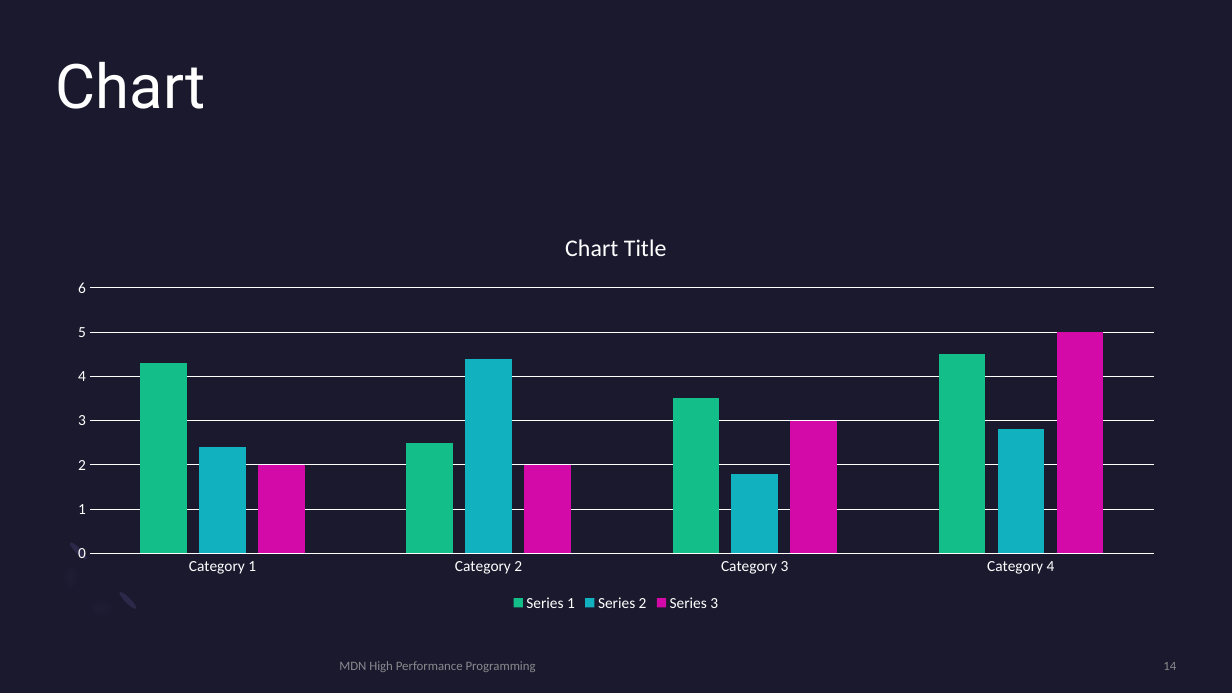
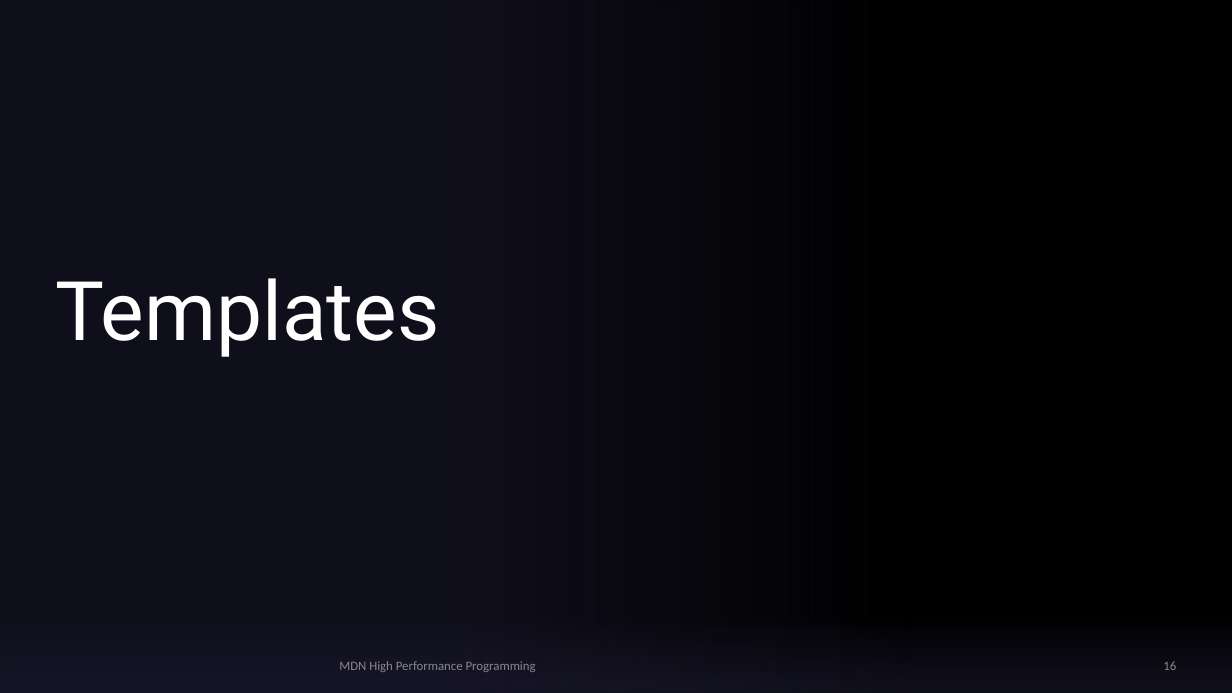
Before and after one commit to MonashDeepNeuron/HPP, a slide deck: slide 16 of content/part5/slides/hpp_part5.pptx (slide 14 before the commit). Drawn at 1232x693 pixels with LibreOffice and Linux fonts; fonts in the diff are those of the drawing; background and template pictures are left out. Boxes give left, top, right and bottom in pixels: in the first picture for what was removed or moved away, otherwise in the second. Text is boxed around its words. In the diff, an @@ line names an element or a change of style, - is before the commit and + after.

```diff
--- a/content/part5/slides/hpp_part5.pptx
+++ b/content/part5/slides/hpp_part5.pptx
@@ background #1B192E to picture (left out) @@
@@ rectangle added at [0, 0, 909, 693], fill gradient #1B192E @@
@@ title removed at [56, 61, 206, 109] @@
-Chart
@@ column chart removed at [55, 213, 1177, 616] @@
-categories: Category 1, Category 2, Category 3, Category 4
-Series 1: 4.3, 2.5, 3.5, 4.5
-Series 2: 2.4, 4.4, 1.8, 2.8
-Series 3: 2, 2, 3, 5
@@ title added at [56, 278, 440, 357], 64 pt, text #FFFFFF @@
+Templates
@@ freeform shape removed at [36, 538, 140, 642] @@
@@ ellipse removed at [68, 540, 89, 561] @@
@@ rectangle added at [0, 583, 1232, 693], fill gradient #1B192E @@
@@ ellipse removed at [117, 590, 138, 611] @@
@@ page number at [1163, 661, 1176, 670]: text changed @@
-14
+16
```
Also in this commit, not shown: 2 other slides changed, 8 slides added, 2 slides removed, 23 other files.
